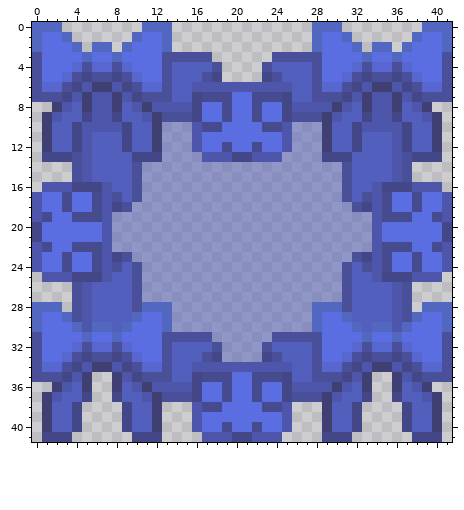
One commit to this pixel-art sprite: images/cirno-frame.png. The picture above was drawn from the file before the commit.
The file is 42x42 pixels. Colours within 5 levels of each other are drawn and written as one.
The result:
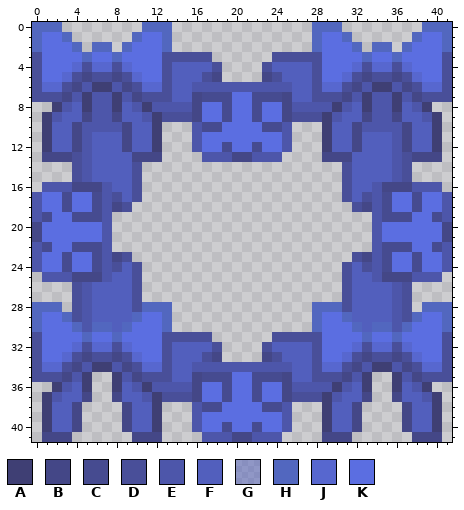
Palette (. is transparent): A #3f3f74  B #444787  C #464b90  D #494f99  E #4d56aa  F #525fbd  G #5361bd80  H #5267bf  J #5767cf  K #5b6ee1
What changed:
y 10..12: x 13..15 GGG -> ...; x 26..28 GGG -> ...
y 13: x 13..16 GGGG -> ....; x 25..28 GGGG -> ....
y 14..17: x 11..30 GGGGGGGGGGGGGGGGGGGG -> ....................
y 18: x 10..31 GGGGGGGGGGGGGGGGGGGGGG -> ......................
y 19..22: x 8..33 GGGGGGGGGGGGGGGGGGGGGGGGGG -> ..........................
y 23: x 10..31 GGGGGGGGGGGGGGGGGGGGGG -> ......................
y 24..27: x 11..30 GGGGGGGGGGGGGGGGGGGG -> ....................
y 28..30: x 14..27 GGGGGGGGGGGGGG -> ..............
y 31: x 18..23 GGGGGG -> ......
y 32..33: x 19..22 GGGG -> ....
Where, in picture pixels (left, top, right, bottom), the same in both pictures:
erased: (112, 122, 372, 362)
